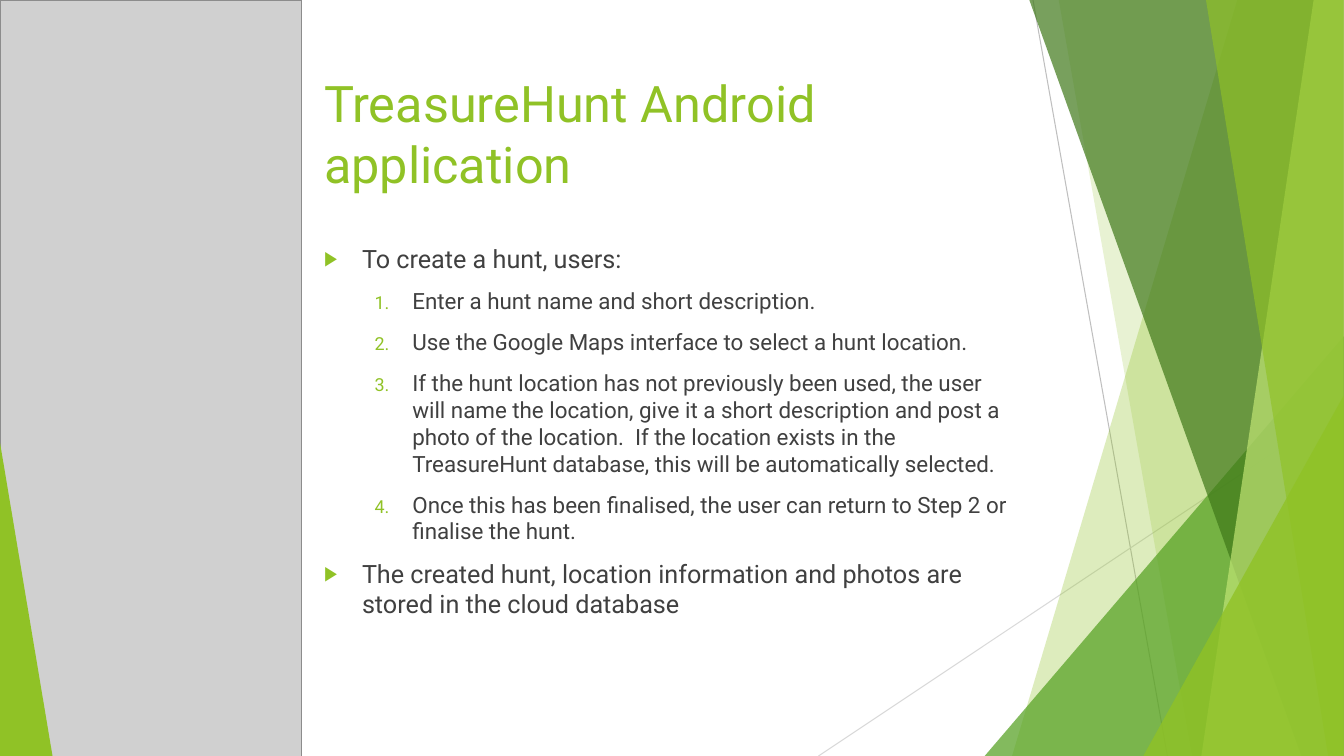
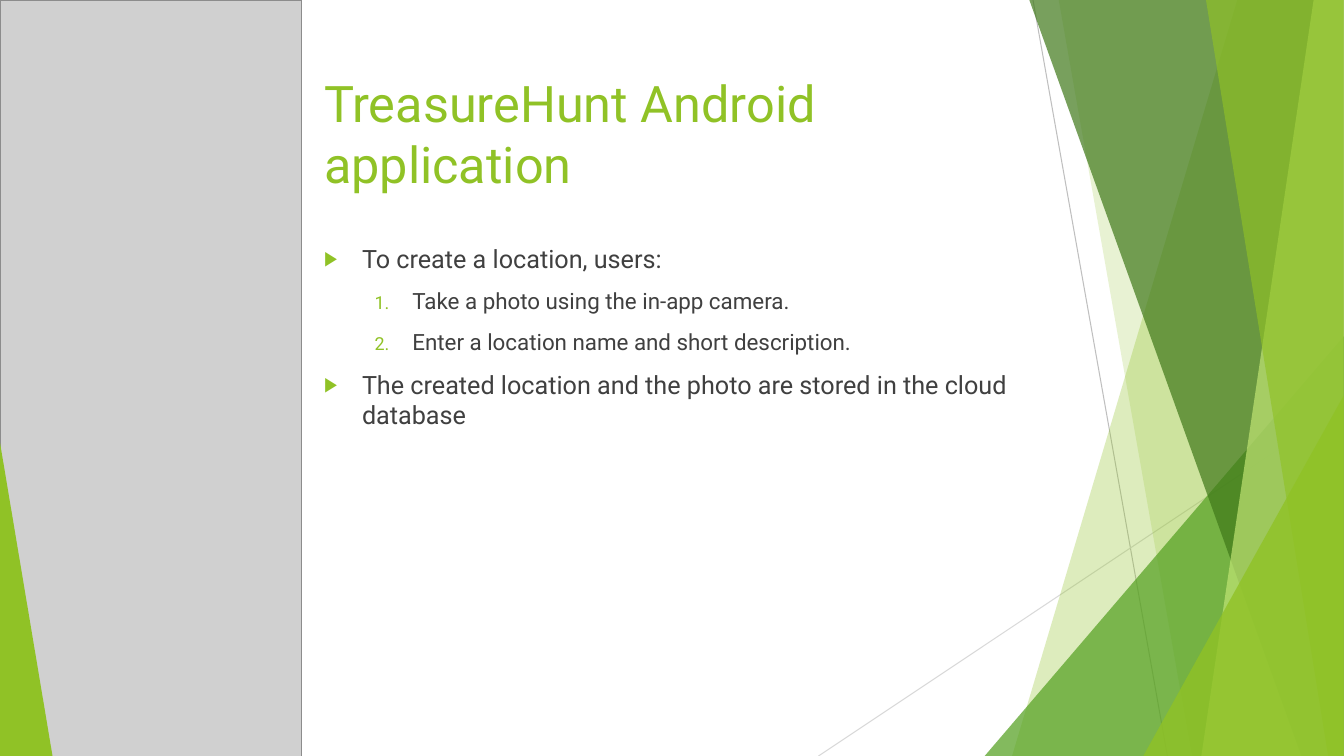
Before and after one commit to Martijn152/Cloud-Project-2020, a slide deck: slide 6 of Project report and presentation/TreasureHunt_Presentation.pptx. Drawn at 1344x756 pixels with LibreOffice and Linux fonts; fonts in the diff are those of the drawing; grey boxes stand for pictures. Boxes give left, top, right and bottom in pixels: in the first picture for what was removed or moved away, otherwise in the second. Text is boxed around its words. In the diff, an @@ line names an element or a change of style, - is before the commit and + after.

Commit message:
Updated presentation

```diff
--- a/Project report and presentation/TreasureHunt_Presentation.pptx
+++ b/Project report and presentation/TreasureHunt_Presentation.pptx
@@ text at [362, 249, 1007, 425]: text changed; size 16 to 18 pt @@
-▶ To create a hunt, users:
-  1. Enter a hunt name and short description.
-  2. Use the Google Maps interface to select a hunt location.
-  3. If the hunt location has not previously been used, the user will name the location, give it a short description and post a photo of the location. If the location exists in the TreasureHunt database, this will be automatically selected.
-  4. Once this has been finalised, the user can return to Step 2 or finalise the hunt.
-▶ The created hunt, location information and photos are stored in the cloud database
+▶ To create a location, users:
+  1. Take a photo using the in-app camera.
+  2. Enter a location name and short description.
+▶ The created location and the photo are stored in the cloud database
```
Also in this commit, not shown: 3 other slides changed.
